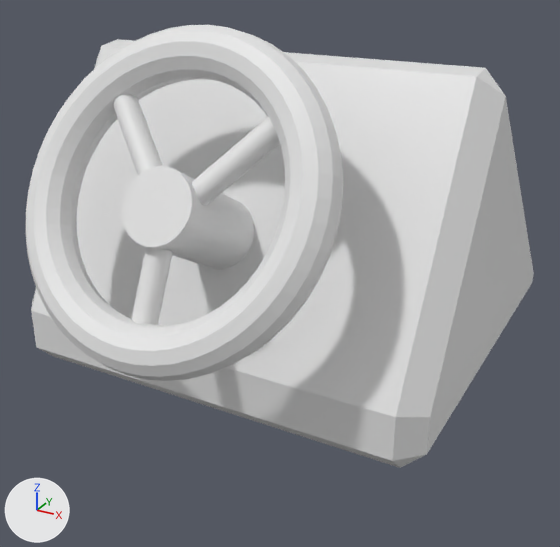
Before and after pictures for a commit that changed the Blender file Assets/Groups/Group S/Models/raws/steering_wheel.blend.
Before and after are seen from a 50 mm camera at (1.68, -3.29, 0.91) aimed at (0.05, -0.33, -0.57). The lights are fixed; the arrows at lower left show +X, +Y and +Z.
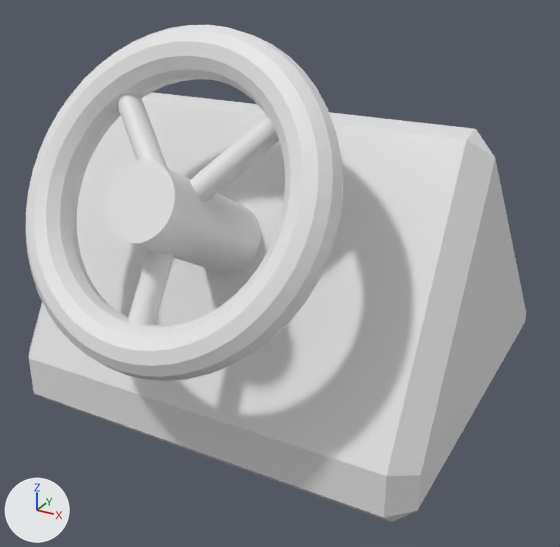
The newer file is also rescaled (x0.325), turned or shifted as a whole; pictures and numbers use the older file's frame.

Boxes (x1, y1, x2, y2) around the edits, measured in the pictures (560 x 547 px):
```json
{"object": "Cube", "change": "mesh moved", "before": [31, 39, 534, 468], "after": [29, 92, 526, 522]}
{"object": "Cylinder", "change": "mesh moved", "before": [122, 166, 254, 269], "after": [103, 160, 261, 273]}
```

The change, as JSON lines over the scene's bpy script:
```json
{"block": "me_cube", "where": "me_cube.from_pydata(...)  # 28 vertices, 29 faces; spans x -1.0..1.0, y -1.0..1.0, z -1.0..0.43"}
{"block": "me_cube", "where": "# used by ob_cube; location = (0.0, 0.0, 0.0)"}
{"block": "me_cube", "change": "me_cube part 1: the whole mesh is moved by (0.0, -0.06, -0.23)"}
{"block": "me_cylinder", "where": "me_cylinder.from_pydata(...)  # 128 vertices, 66 faces; spans x -0.15..0.15, y -0.508..0.508, z -0.38..0.38"}
{"block": "me_cylinder", "where": "# used by ob_cylinder; location = (0.0, -0.73, -0.25)"}
{"block": "me_cylinder", "change": "me_cylinder part 2: the whole mesh is moved by (0.0, -0.097, 0.047)"}
```
